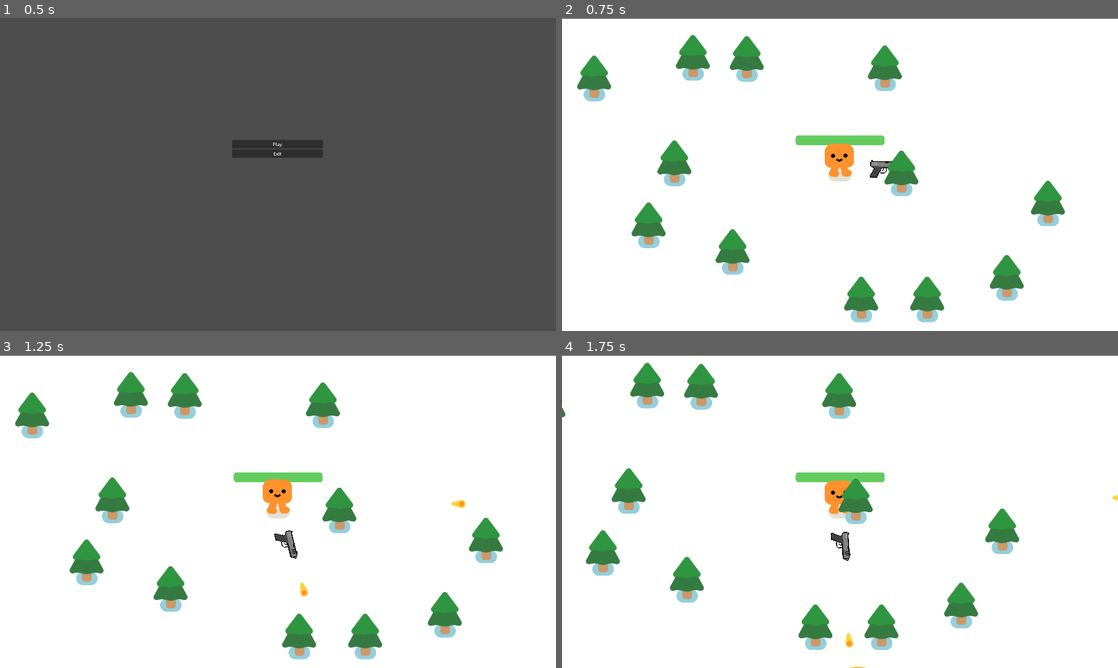
Above: before the commit, frames 1-4 (two rows, left to right).
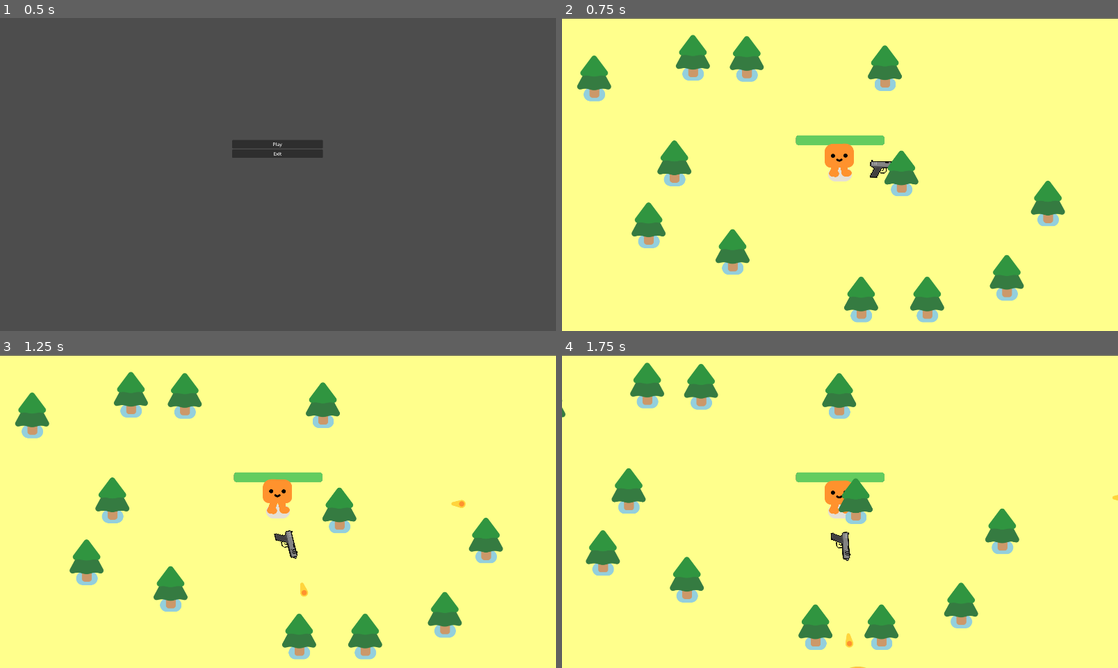
Above: after the commit, the same moments.

Repository: 63csmith/slime_game
Game: Godot game, scene res://main_menu.tscn
The game is run twice, just before and just after one commit, with the same random seed, the same clock (stepped at 60 frames per second) and the same inputs.
Inputs:
- Up to frame 1 (0.5 s): no input
- Up to frame 2 (0.75 s): click "Play" at 0.5 s
- Up to frame 3 (1.25 s): no input
- Up to frame 4 (1.75 s): hold D (move_right) from 1.28 s (still down)

Frame 1 is identical in both runs. In frame 2, 92% of the frame differs, in the area x 0-100%, y 0-100%; in frame 3, 92%; in frame 4, 93%.

Commit message:
Remove Asset folder

Diff:
--- a/run_game.tscn
+++ b/run_game.tscn
@@ -23,6 +23,7 @@
 offset_right = 58.0
 offset_bottom = 58.0
 scale = Vector2(90.0743, 74.5068)
+color = Color(1, 1, 0.54902, 1)
 
 [node name="Player" parent="." instance=ExtResource("1_urslr")]
 position = Vector2(965, 547)
Binary file removed: KayKit-Character-Pack-Adventures-1.0-672074b73ba276876a19e8816ecdc5241817ab47/addons/kaykit_character_pack_adventures/Assets/gltf/arrow.bin
Not shown, removed: KayKit-Character-Pack-Adventures-1.0-672074b73ba276876a19e8816ecdc5241817ab47/addons/kaykit_character_pack_adventures/Assets/gltf/arrow.gltf
Not shown, removed: KayKit-Character-Pack-Adventures-1.0-672074b73ba276876a19e8816ecdc5241817ab47/addons/kaykit_character_pack_adventures/Assets/gltf/arrow.gltf.import
Binary file removed: KayKit-Character-Pack-Adventures-1.0-672074b73ba276876a19e8816ecdc5241817ab47/addons/kaykit_character_pack_adventures/Assets/gltf/arrow_bundle.bin
Not shown, removed: KayKit-Character-Pack-Adventures-1.0-672074b73ba276876a19e8816ecdc5241817ab47/addons/kaykit_character_pack_adventures/Assets/gltf/arrow_bundle.gltf
Not shown, removed: KayKit-Character-Pack-Adventures-1.0-672074b73ba276876a19e8816ecdc5241817ab47/addons/kaykit_character_pack_adventures/Assets/gltf/arrow_bundle.gltf.import
Binary file removed: KayKit-Character-Pack-Adventures-1.0-672074b73ba276876a19e8816ecdc5241817ab47/addons/kaykit_character_pack_adventures/Assets/gltf/axe_1handed.bin
Not shown, removed: KayKit-Character-Pack-Adventures-1.0-672074b73ba276876a19e8816ecdc5241817ab47/addons/kaykit_character_pack_adventures/Assets/gltf/axe_1handed.gltf
Not shown, removed: KayKit-Character-Pack-Adventures-1.0-672074b73ba276876a19e8816ecdc5241817ab47/addons/kaykit_character_pack_adventures/Assets/gltf/axe_1handed.gltf.import
Binary file removed: KayKit-Character-Pack-Adventures-1.0-672074b73ba276876a19e8816ecdc5241817ab47/addons/kaykit_character_pack_adventures/Assets/gltf/axe_2handed.bin
Not shown, removed: KayKit-Character-Pack-Adventures-1.0-672074b73ba276876a19e8816ecdc5241817ab47/addons/kaykit_character_pack_adventures/Assets/gltf/axe_2handed.gltf
Not shown, removed: KayKit-Character-Pack-Adventures-1.0-672074b73ba276876a19e8816ecdc5241817ab47/addons/kaykit_character_pack_adventures/Assets/gltf/axe_2handed.gltf.import
(and 114 more such lines)
